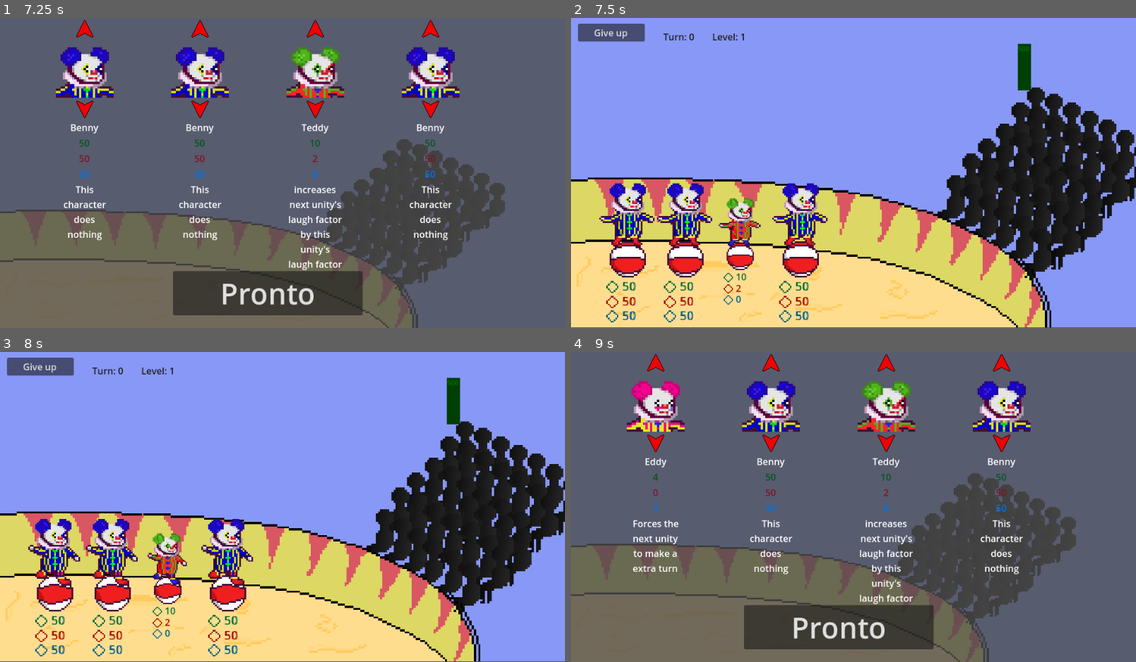
Above: before the commit, frames 1-4 (two rows, left to right).
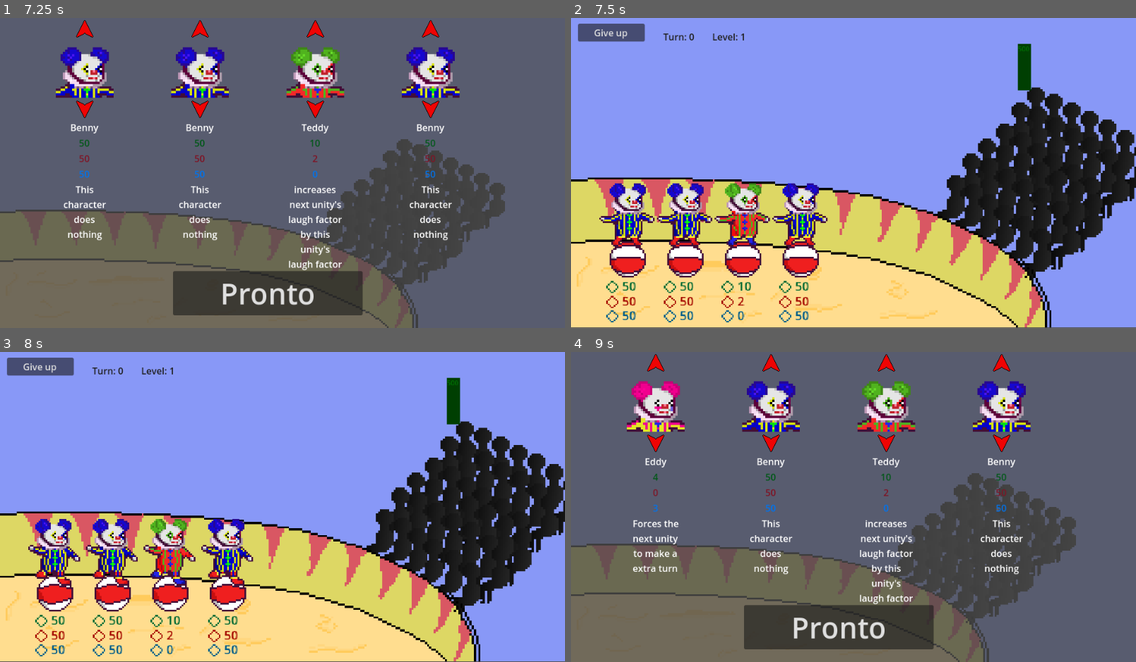
Above: after the commit, the same moments.

Repository: TNicoletti/MakeMeLaughGJ
Game: Godot game, scene res://Scenes/Menu.tscn
The game is run twice, just before and just after one commit, with the same random seed, the same clock (stepped at 60 frames per second) and the same inputs. The engine's default icon, where the game draws it, is replaced by a stand-in: a white triangle on a blue panel in a dark square.
Inputs (mouse positions are in pixels of both pictures, inside the frame that each line leads up to):
- Up to frame 1 (7.25 s): click "Play" at 0.5 s; click "Pronto" at 1.25 s; click "Give up" at 2 s; click (84, 30) at 2.77 s; click (84, 107) at 3.52 s; click (316, 107) at 4.25 s; click (84, 30) at 5.02 s; click (84, 107) at 5.77 s; click (316, 107) at 6.5 s
- Up to frame 2 (7.5 s): click "Pronto" at 7.25 s
- Up to frame 3 (8 s): no input
- Up to frame 4 (9 s): click "Give up" at 8 s; click (655, 364) at 8.77 s

Frame 1 is identical in both runs. In frame 2, 1.7% of the frame differs, in the area x 25-36%, y 53-99%; in frame 3, 1.7%; in frame 4, nothing differs.

Commit message:
Made an extra level and some minor visual improvements

Diff:
--- a/Scenes/char.tscn
+++ b/Scenes/char.tscn
@@ -45,6 +45,7 @@
 }
 
 [node name="Char" type="Node2D"]
+scale = Vector2(1.31, 1.31)
 script = ExtResource("1_8hwsy")
 hability = 1
 hability_description = "Doubles next unity's stats"
--- a/Scenes/char1.tscn
+++ b/Scenes/char1.tscn
@@ -5,7 +5,6 @@
 [ext_resource type="AudioStream" uid="uid://cmfcnaltv7u3c" path="res://Sound/torta na cara 2.wav" id="2_x0f5p"]
 
 [node name="Char" instance=ExtResource("1_4sv66")]
-scale = Vector2(1.31, 1.31)
 char_name = "Benny"
 g_laugh = 50
 b_laugh = 50
--- /dev/null
+++ b/Scenes/en4.tscn
@@ -0,0 +1,16 @@
+[gd_scene load_steps=2 format=3 uid="uid://bng6a7gs3w061"]
+
+[ext_resource type="PackedScene" uid="uid://nf3270v61fb" path="res://Scenes/en.tscn" id="1_iki40"]
+
+[node name="Enemy" instance=ExtResource("1_iki40")]
+g_laugh = 6000
+b_laugh = 1500
+
+[node name="lbl_c" parent="pb_b" index="0"]
+layout_mode = 0
+
+[node name="lbl_c" parent="pb_g" index="0"]
+layout_mode = 0
+
+[node name="lbl_c" parent="pb_r" index="0"]
+layout_mode = 0
--- /dev/null
+++ b/Scenes/final_win.tscn
@@ -0,0 +1,22 @@
+[gd_scene load_steps=3 format=3 uid="uid://3ae0kkvdgt3e"]
+
+[ext_resource type="Script" path="res://Scripts/FinalWinSc.gd" id="1_60qsm"]
+[ext_resource type="AudioStream" uid="uid://xr04svev7anm" path="res://Sound/violin-win-5-185128.mp3" id="2_0yi32"]
+
+[node name="WinScene" type="Node2D"]
+script = ExtResource("1_60qsm")
+
+[node name="Label" type="Label" parent="."]
+offset_left = 1.0
+offset_top = -7.0
+offset_right = 246.0
+offset_bottom = 130.0
+scale = Vector2(3.975, 3.975)
+text = "You won the last level
+Thanks for playing :)"
+horizontal_alignment = 1
+vertical_alignment = 1
+
+[node name="AudioStreamPlayer2D" type="AudioStreamPlayer2D" parent="."]
+stream = ExtResource("2_0yi32")
+autoplay = true
--- /dev/null
+++ b/Scripts/FinalWinSc.gd
@@ -0,0 +1,7 @@
+extends Node2D
+
+
+# Called when the node enters the scene tree for the first time.
+func _ready():
+	await get_tree().create_timer(8).timeout
+	get_tree().quit()
--- a/Scripts/GamePersistSG.gd
+++ b/Scripts/GamePersistSG.gd
@@ -1,6 +1,7 @@
 extends Node
 const  ALLY_MAX=6
 const  ALLY_QTD=4
+const MAX_LEVEL = 5
 var ally = [0,0,0,0]
 
 var level = 0
--- a/Scripts/SelectScreen.gd
+++ b/Scripts/SelectScreen.gd
@@ -9,13 +9,35 @@
 	if GamePersistSg.level > MAX_LEVEL:
 		pass
 	if GamePersistSg.level == 3:
-		GamePersistSg.ally[3] = 5
+		lock_char(5, 3)
+	if GamePersistSg.level == 4:
+		lock_char(3, 3)
+
+	for i in range(4):
+		update_labels(i)
+
+func lock_char(char, char_pos):
+	GamePersistSg.ally[char_pos] = char
+	if char_pos == 0:
+		$HBoxContainer/VBoxContainer/CenterContainer/BotaoSuperior.disabled = true
+		$HBoxContainer/VBoxContainer/CenterContainer/BotaoSuperior.modulate = "5500ab"
+		$HBoxContainer/VBoxContainer/CenterContainer2/BotaoInferior.disabled = true
+		$HBoxContainer/VBoxContainer/CenterContainer2/BotaoInferior.modulate = "5500ab"
+	elif char_pos == 1:
+		$HBoxContainer/VBoxContainer2/CenterContainer/BotaoSuperior.disabled = true
+		$HBoxContainer/VBoxContainer2/CenterContainer/BotaoSuperior.modulate = "5500ab"
+		$HBoxContainer/VBoxContainer2/CenterContainer2/BotaoInferior.disabled = true
+		$HBoxContainer/VBoxContainer2/CenterContainer2/BotaoInferior.modulate = "5500ab"
+	elif char_pos == 2:
+		$HBoxContainer/VBoxContainer3/CenterContainer/BotaoSuperior.disabled = true
+		$HBoxContainer/VBoxContainer3/CenterContainer/BotaoSuperior.modulate = "5500ab"
+		$HBoxContainer/VBoxContainer3/CenterContainer2/BotaoInferior.disabled = true
+		$HBoxContainer/VBoxContainer3/CenterContainer2/BotaoInferior.modulate = "5500ab"
+	elif char_pos == 3:
 		$HBoxContainer/VBoxContainer4/CenterContainer/BotaoSuperior.disabled = true
 		$HBoxContainer/VBoxContainer4/CenterContainer/BotaoSuperior.modulate = "5500ab"
 		$HBoxContainer/VBoxContainer4/CenterContainer2/BotaoInferior.disabled = true
 		$HBoxContainer/VBoxContainer4/CenterContainer2/BotaoInferior.modulate = "5500ab"
-	for i in range(4):
-		update_labels(i)
 
 func _on_botao_superior1_pressed(id):
 	GamePersistSg.ally[id]=(GamePersistSg.ally[id]+1)%GamePersistSg.ALLY_MAX
--- a/Scripts/fight_manager.gd
+++ b/Scripts/fight_manager.gd
@@ -3,7 +3,7 @@
 var ally
 var enemy
 
-@onready var enemy_pre = [preload("res://Scenes/en1.tscn"), preload("res://Scenes/en2.tscn"), preload("res://Scenes/en3.tscn"), preload("res://Scenes/en2.tscn")]
+@onready var enemy_pre = [preload("res://Scenes/en1.tscn"), preload("res://Scenes/en2.tscn"), preload("res://Scenes/en3.tscn"), preload("res://Scenes/en2.tscn"), preload("res://Scenes/en4.tscn")]
 @onready var chars=[preload("res://Scenes/char1.tscn"),preload("res://Scenes/char2.tscn"),preload("res://Scenes/char3.tscn"),preload("res://Scenes/char4.tscn"),preload("res://Scenes/char5.tscn"),preload("res://Scenes/char6.tscn")]
 
 @export var turns = 15
@@ -33,7 +33,8 @@
 @export var print_turns = true
 func turn(current_turn, single = false):
 	if current_turn > turns:
-		print("You lose")
+		if print_turns:
+			print("You lose")
 		lose()
 		return #loose
 	update_turn(current_turn)
@@ -107,7 +108,8 @@
 
 	await get_tree().create_timer(2).timeout
 	if enemy.is_dead():
-		print("GANHOU")
+		if print_turns:
+			print("GANHOU")
 		win()
 		return
 	if ally[at].hability == 3:
@@ -122,9 +124,13 @@
 	pass
 
 func win():
-	get_tree().change_scene_to_file("res://Scenes/win_scene.tscn")
+	GamePersistSg.level += 1
 	win_signal.emit()
-	GamePersistSg.level += 1
+	if GamePersistSg.level >= GamePersistSg.MAX_LEVEL:
+		get_tree().change_scene_to_file("res://Scenes/final_win.tscn")
+	else:
+		get_tree().change_scene_to_file("res://Scenes/win_scene.tscn")
+
 
 func lose():
 	get_tree().change_scene_to_file("res://Scenes/lose_scene.tscn")
Not shown, added: Sound/violin-win-5-185128.mp3.import
Not shown, added: Sound/violin-win-5-185128.mp3
